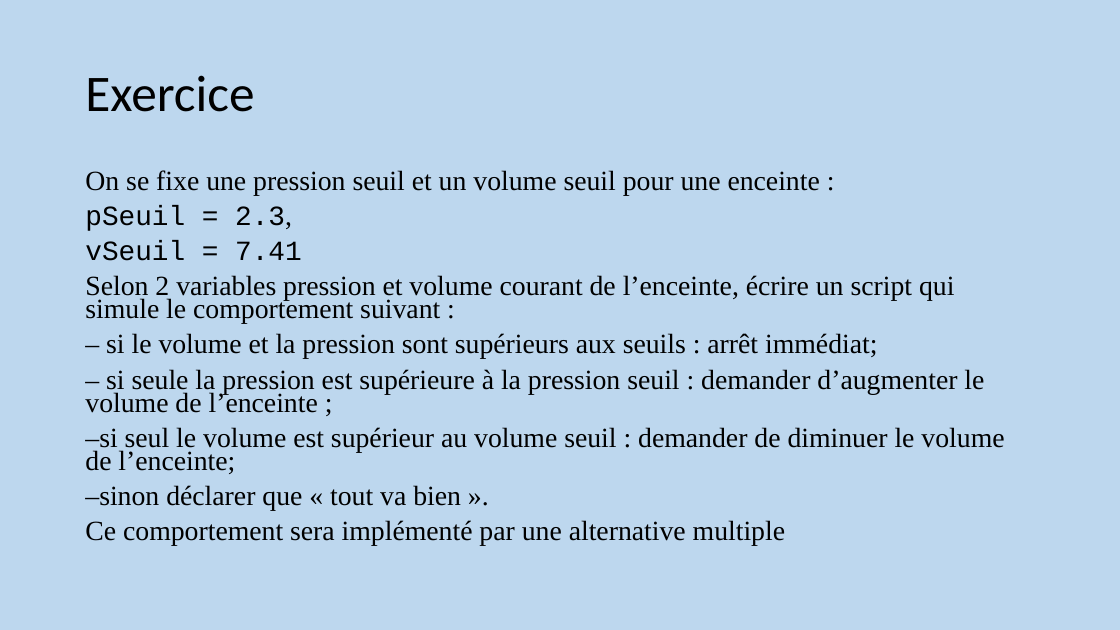
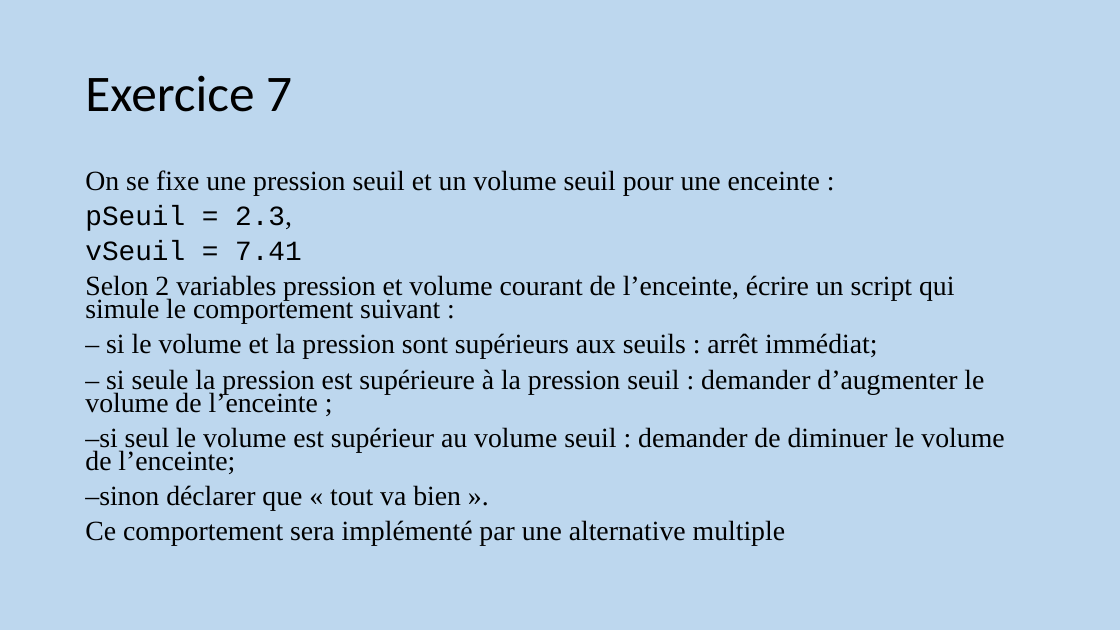
Before and after one commit to aubinthomas/Course, a slide deck: slide 44 of python_debutant/Formation Python débutant.pptx (slide 43 before the commit). Drawn at 1120x630 pixels with LibreOffice and Linux fonts; fonts in the diff are those of the drawing. Boxes give left, top, right and bottom in pixels: in the first picture for what was removed or moved away, otherwise in the second. Text is boxed around its words. In the diff, an @@ line names an element or a change of style, - is before the commit and + after.

```diff
--- a/python_debutant/Formation Python débutant.pptx
+++ b/python_debutant/Formation Python débutant.pptx
@@ title at <box>85,75,292,112</box>: text changed @@
-Exercice
+Exercice 7
```
Also in this commit, not shown: 9 other slides changed, 9 slides added, 1 slide removed, 2 other files.
